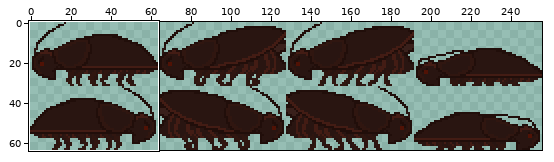
Edited in one commit: sprite sheet (games/BelowTheSurface/Resources/images/Roach.png). The picture above shows the old version from afar; the outline marks the close-up.
Close-up. Old version:
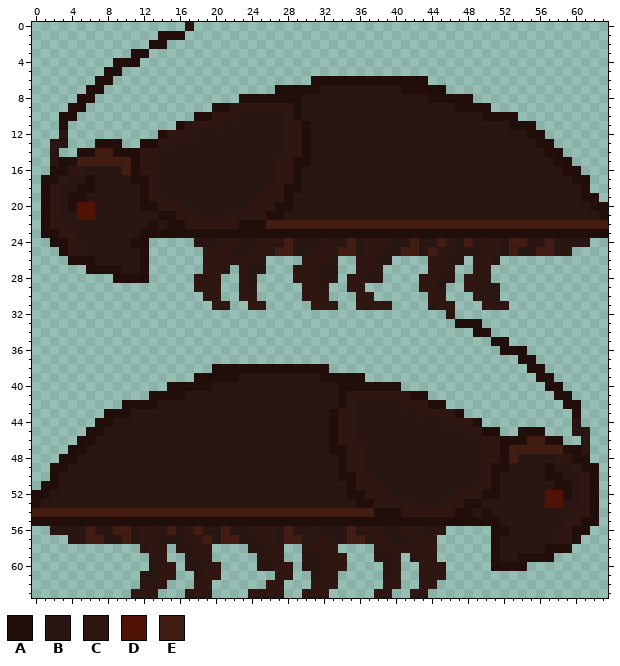
The file is 256x64 pixels. Colours within 5 levels of each other are drawn and written as one. Shown: x 0..63, y 0..63. The commit also changed other parts of the picture, which this record leaves out.
Palette (. is transparent): A #210e0a  B #291511  C #301610  D #501205  E #431c14
Pixels before (only the part around the change), first column x 0:
 0 .................B..............................................
 1 ..............AAA...............................................
 2 .............AA.................................................
 3 ...........AA...................................................
 4 .........AAA....................................................
 5 ........AA......................................................
 6 .......AA......................AAAAAAAAAAAAA....................
 7 ......AA...................AAAAABBBBBBBBBAAAAA..................
 8 .....AA................AAAAAAABBBBBBBBBBBBBBAAAAA...............
 9 ....AA..............AACCCCCCCABBBBBBBBBBBBBBBBBAAAA.............
10 ...AA.............AACCCBBBBBCABBBBBBBBBBBBBBBBBBBBAAAA..........
11 ...A............ACCCCBBBBBBBCCABBBBBBBBBBBBBBBBBBBBBBAAA........
12 ...B..........ACCCBBBBBBBBBBCCABBBBBBBBBBBBBBBBBBBBBBBBAA.......
13 ..BB...AAA..AACCBBBBBBBBBBBBCCABBBBBBBBBBBBBBBBBBBBBBBBBAA......
14 ..B..AAEEAAACCBBBBBBBBBBBBBBCCABBBBBBBBBBBBBBBBBBBBBBBBBBAA.....
15 ..BAAEEEEEEACCBBBBBBBBBBBBBCCAABBBBBBBBBBBBBBBBBBBBBBBBBBBAA....
16 ..AACCBBBBEACCBBBBBBBBBBBBBCCABBBBBBBBBBBBBBBBBBBBBBBBBBBBBAA...
17 .AACBBABBBBAACBBBBBBBBBBBBBCCABBBBBBBBBBBBBBBBBBBBBBBBBBBBBBAA..
18 .ACBBAABBBBBACBBBBBBBBBBBBCCAABBBBBBBBBBBBBBBBBBBBBBBBBBBBBBBA..
19 .ACBAABBBBBBACCBBBBBBBBBBCCCABBBBBBBBBBBBBBBBBBBBBBBBBBBBBBBBAA.
20 .ACBADDBBBBBAACCCBBBBBBBCCCAABBBBBBBBBBBBBBBBBBBBBBBBBBBBBBBBBAA
21 .ACBBDDBBBBBBBAACCBBBBCCCCAABBBBBBBBBBBBBBBBBBBBBBBBBBBBBBBBBBBA
22 .ACCBBBBBBBBBABAACCCCCCAAAEEEEEEEEEEEEEEEEEEEEEEEEEEEEEEEEEEEEEE
23 .AACCBBBBBBBAAAAAAAAAAAAAAAAAAAAAAAAAAAAAAAAAAAAAAAAAAAAAAAAAAAA
24 ..AACBBBBBBAA.....BBBCCBBCCBEBBBCBBEBCCCBBEBBECBEBCCBEEBBEBBBB..
25 ...ACCBBBBBBA......CCCBBCCBEEBBCCBEEBCCBBEEBECCBBBCCBEBBEEBB....
26 ....AAABBBBBA......CCCBCCB....CCCB..CCBB....CCBB.CCB............
27 ......AAAABBA......CCB.CBB...CCCBB..CCB.....CCB..CC.............
28 .........AAAA.....CCC..CB....CCCBB.CCBB....CCBB.CCB.............
29 ..................CCC..CB.....CCB..CC......CCB..CCBB............
30 ...................CC..CC.....CCC...CC......CC...CCB............
31 ....................CC..CC.....CCC..CCCC....BCC...CCC...........
32 ..............................................B.................
33 ...............................................AAA..............
34 .................................................AA.............
35 ...................................................AA...........
36 ....................................................AAA.........
37 ......................................................AA........
38 ....................AAAAAAAAAAAAA......................AA.......
39 ..................AAAAABBBBBBBBBAAAAA...................AA......
40 ...............AAAAABBBBBBBBBBBBBBAAAAAAA................AA.....
41 .............AAAABBBBBBBBBBBBBBBBBACCCCCCCAA..............AA....
42 ..........AAAABBBBBBBBBBBBBBBBBBBBACBBBBBCCCAA.............AA...
43 ........AAABBBBBBBBBBBBBBBBBBBBBBACCBBBBBBBCCCCA............A...
44 .......AABBBBBBBBBBBBBBBBBBBBBBBBACCBBBBBBBBBBCCCA..........B...
45 ......AABBBBBBBBBBBBBBBBBBBBBBBBBACCBBBBBBBBBBBBCCAA..AAA...BB..
46 .....AABBBBBBBBBBBBBBBBBBBBBBBBBBACCBBBBBBBBBBBBBBCCAAAEEAA..B..
47 ....AABBBBBBBBBBBBBBBBBBBBBBBBBBBAACCBBBBBBBBBBBBBCCAEEEEEEAAB..
48 ...AABBBBBBBBBBBBBBBBBBBBBBBBBBBBBACCBBBBBBBBBBBBBCCAEBBBBCCAA..
49 ..AABBBBBBBBBBBBBBBBBBBBBBBBBBBBBBACCBBBBBBBBBBBBBCAABBBBABBCAA.
50 ..ABBBBBBBBBBBBBBBBBBBBBBBBBBBBBBBAACCBBBBBBBBBBBBCABBBBBAABBCA.
51 .AABBBBBBBBBBBBBBBBBBBBBBBBBBBBBBBBACCCBBBBBBBBBBCCABBBBBBAABCA.
52 AABBBBBBBBBBBBBBBBBBBBBBBBBBBBBBBBBAACCCBBBBBBBCCCAABBBBBDDABCA.
53 ABBBBBBBBBBBBBBBBBBBBBBBBBBBBBBBBBBBAACCCCBBBBCCAABBBBBBBDDBBCA.
54 EEEEEEEEEEEEEEEEEEEEEEEEEEEEEEEEEEEEEEAAACCCCCCAABABBBBBBBBBCCA.
55 AAAAAAAAAAAAAAAAAAAAAAAAAAAAAAAAAAAAAAAAAAAAAAAAAAAABBBBBBBCCAA.
56 ..BBBBEBBEEBCCBEBCEBBEBBCCCBEBBCBBBEBCCBBCCBBB.....AABBBBBBCAA..
57 ....BBEEBBEBCCBBBCCEBEEBBCCBEEBCCBBEEBCCBBCCC......ABBBBBBCCA...
58 ............BCC.BBCC....BBCC..BCCC....BCCBCCC......ABBBBBAAA....
59 .............CC..BCC.....BCC..BBCCC...BBC.BCC......ABBAAAA......
60 .............BCC.BBCC....BBCC.BBCCC....BC..CCC.....AAAA.........
61 ............BBCC..BCC......CC..BCC.....BC..CCC..................
62 ............BCC...CC......CC...CCC.....CC..CC...................
63 ...........CCC...CCB....CCCC..CCC.....CC..CC....................
After the commit:
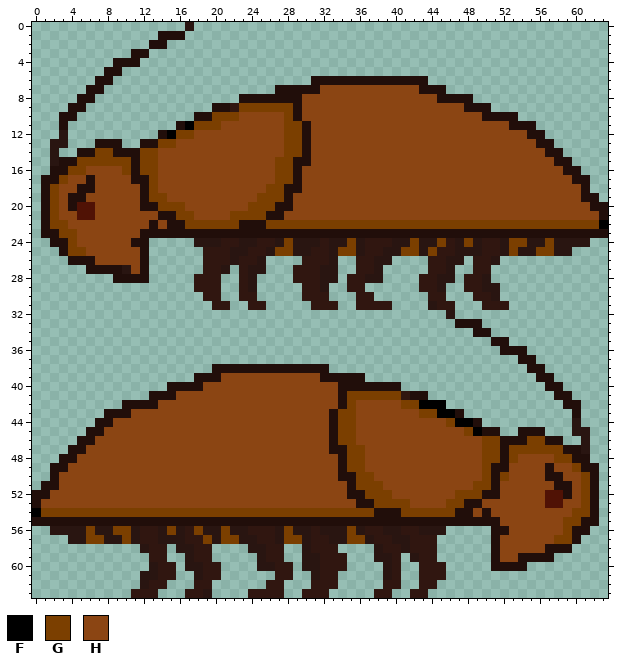
Colours new in this view: F #000000  G #7b3f00  H #8b4513
From old to new:
Changed rows in their new state; - is an unchanged pixel.
first column x 2:
 7 ------------------------------HHHHHHHHHHH---------------------
 8 ----------------------------HHHHHHHHHHHHHHH-------------------
 9 ---------------------GGGGGG-HHHHHHHHHHHHHHHHHH----------------
10 ------------------GGGHHHHHG-HHHHHHHHHHHHHHHHHHHH--------------
11 ---------------FGGGHHHHHHHGG-HHHHHHHHHHHHHHHHHHHHHH-----------
12 -------------FGGHHHHHHHHHHGG-HHHHHHHHHHHHHHHHHHHHHHHH---------
13 ------------GGHHHHHHHHHHHHGG-HHHHHHHHHHHHHHHHHHHHHHHHH--------
14 -----GG---GGHHHHHHHHHHHHHHGG-HHHHHHHHHHHHHHHHHHHHHHHHHH-------
15 ---GGGGGG-GGHHHHHHHHHHHHHGG--HHHHHHHHHHHHHHHHHHHHHHHHHHH------
16 --GGHHHHG-GGHHHHHHHHHHHHHGG-HHHHHHHHHHHHHHHHHHHHHHHHHHHHH-----
17 -GHH-HHHH--GHHHHHHHHHHHHHGG-HHHHHHHHHHHHHHHHHHHHHHHHHHHHHH----
18 GHH--HHHHH-GHHHHHHHHHHHHGG--HHHHHHHHHHHHHHHHHHHHHHHHHHHHHHH---
19 GH--HHHHHH-GGHHHHHHHHHHGGG-HHHHHHHHHHHHHHHHHHHHHHHHHHHHHHHH---
20 GH---HHHHH--GGGHHHHHHHGGG--HHHHHHHHHHHHHHHHHHHHHHHHHHHHHHHHH--
21 GHH--HHHHHHH--GGHHHHGGGG--HHHHHHHHHHHHHHHHHHHHHHHHHHHHHHHHHHH-
22 GGHHHHHHHHH-H--GGGGGG---GGGGGGGGGGGGGGGGGGGGGGGGGGGGGGGGGGGGGF
23 -GGHHHHHHH----------------------------------------------------
24 --GHHHHHH-----------------G------G------G--G--G----GG--G------
25 --GGHHHHHH---------------GG-----GG-----GG-G--------G--GG------
26 -----HHHHH----------------------------------------------------
27 ---------H----------------------------------------------------
first column x 0:
39 ---------------------HHHHHHHHHHH------------------------------
40 -------------------HHHHHHHHHHHHHHH----------------------------
41 ----------------HHHHHHHHHHHHHHHHHH-GGGGGG---------------------
42 --------------HHHHHHHHHHHHHHHHHHHH-GHHHHHGGFFF----------------
43 -----------HHHHHHHHHHHHHHHHHHHHHH-GGHHHHHHHGGFF---------------
44 ---------HHHHHHHHHHHHHHHHHHHHHHHH-GGHHHHHHHHHHGFF-------------
45 --------HHHHHHHHHHHHHHHHHHHHHHHHH-GGHHHHHHHHHHHHGF------------
46 -------HHHHHHHHHHHHHHHHHHHHHHHHHH-GGHHHHHHHHHHHHHHGG---GG-----
47 ------HHHHHHHHHHHHHHHHHHHHHHHHHHH--GGHHHHHHHHHHHHHGG-GGGGGG---
48 -----HHHHHHHHHHHHHHHHHHHHHHHHHHHHH-GGHHHHHHHHHHHHHGG-GHHHHGG--
49 ----HHHHHHHHHHHHHHHHHHHHHHHHHHHHHH-GGHHHHHHHHHHHHHG--HHHH-HHG-
50 ---HHHHHHHHHHHHHHHHHHHHHHHHHHHHHHH--GGHHHHHHHHHHHHG-GHHHH--HHG
51 ---HHHHHHHHHHHHHHHHHHHHHHHHHHHHHHHH-GGGHHHHHHHHHHGG-HHHHHH--HG
52 --HHHHHHHHHHHHHHHHHHHHHHHHHHHHHHHHH--GGGHHHHHHHGGG--HHHHH---HG
53 -HHHHHHHHHHHHHHHHHHHHHHHHHHHHHHHHHHH--GGGGHHHHGG--HHHHHHH--HHG
54 FGGGGGGGGGGGGGGGGGGGGGGGGGGGGGGGGGGGGG---GGGGGG--H-HHHHHHHHHGG
55 ----------------------------------------------------HHHHHHHGG-
56 ------G--GG----G--G--G------G------G-----------------HHHHHHG--
57 ------GG--G--------G-GG-----GG-----GG---------------HHHHHHGG--
58 ----------------------------------------------------HHHHH-----
59 ----------------------------------------------------HH--------
Where, in picture pixels (left, top, right, bottom), the same in both close-ups:
changed: (50, 85, 608, 274)
changed: (32, 373, 590, 562)
